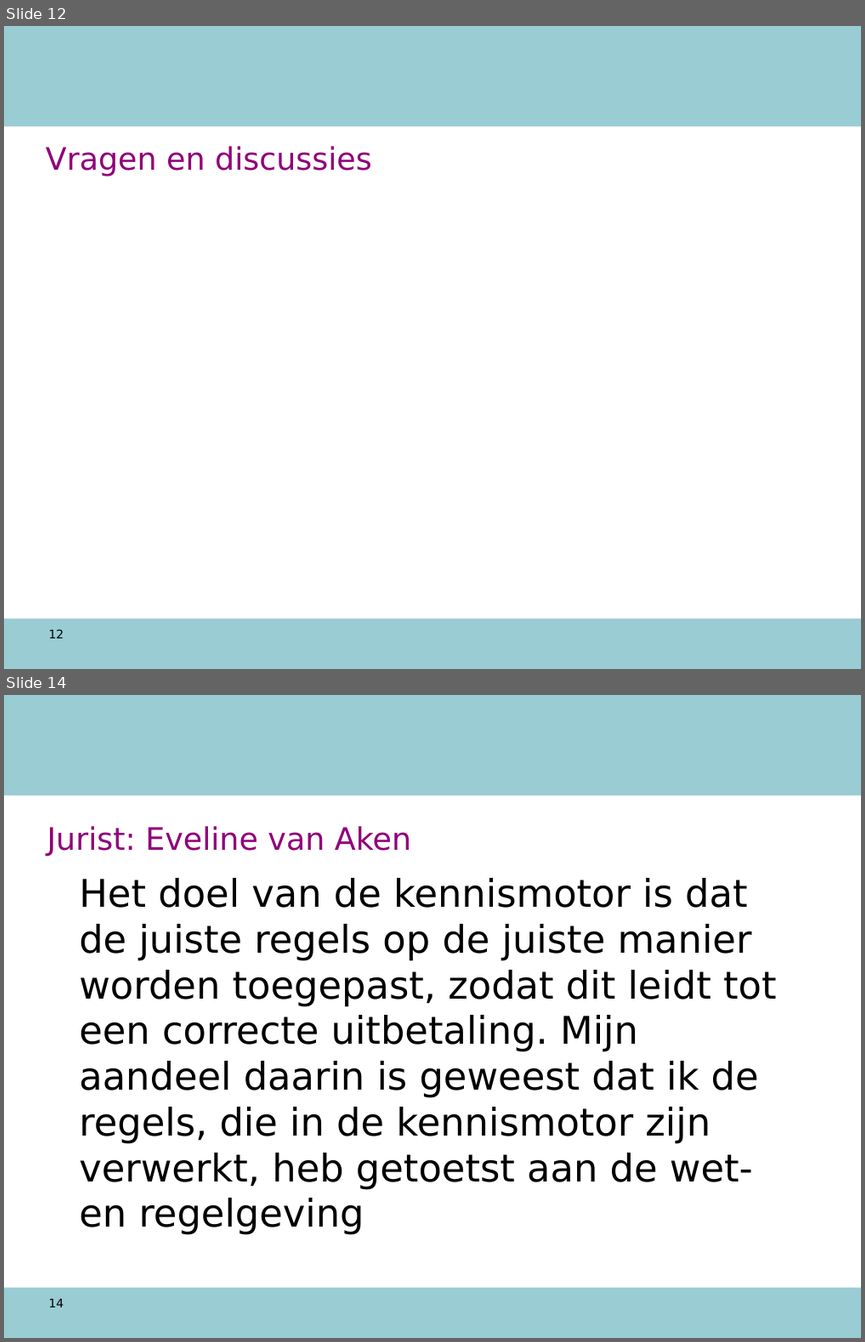
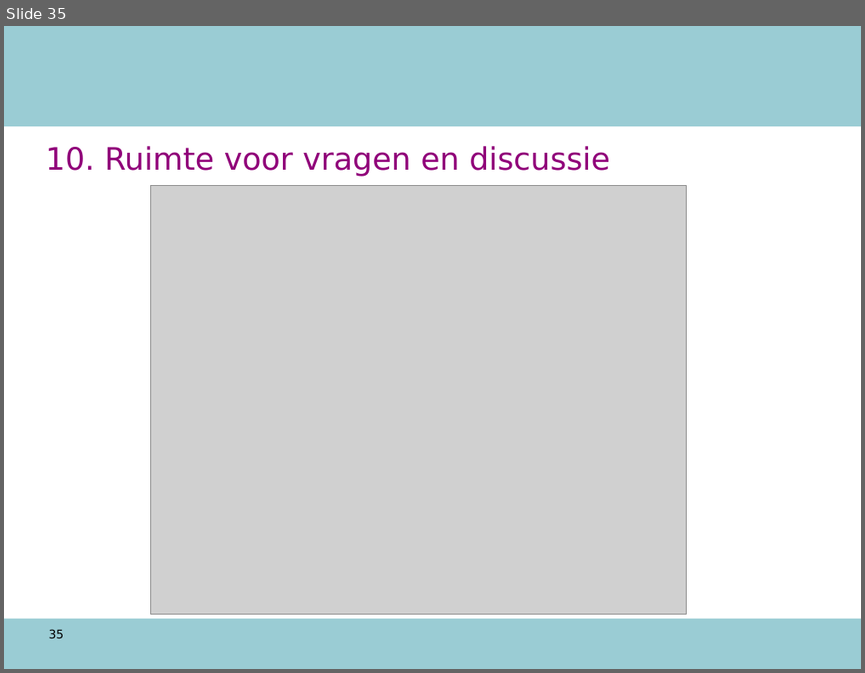
Before and after one commit to AmpersandTarski/ampersand-models, a slide deck: NVWA DTV/werkdocumenten/TO 12 augustus.ppt. Shown one above the other, each under a label of ours: slides 12 and 14 before the commit, slide 35 after it; the slides between them are not shown. The pictures are 865x1342 and 865x673 pixels, drawn with LibreOffice and Linux fonts; fonts in the diff are those of the drawing; grey boxes stand for pictures; background and template pictures are left out. Boxes give left, top, right and bottom in pixels: in the first picture for what was removed or moved away, otherwise in the second. Text is boxed around its words. In the diff, an @@ line names an element or a change of style, - is before the commit and + after.

```diff
--- a/NVWA DTV/werkdocumenten/TO 12 augustus.ppt
+++ b/NVWA DTV/werkdocumenten/TO 12 augustus.ppt
@@ slide 14 removed at bbox=[4, 695, 861, 1338], background #FFFFFF; not listed: 2 template elements that a slide beside it also shows @@
@@ title removed at bbox=[47, 826, 411, 856] @@
-Jurist: Eveline van Aken
@@ text removed at bbox=[79, 878, 777, 1235] @@
-Het doel van de kennismotor is dat de juiste regels op de juiste manier worden toegepast, zodat dit leidt tot een correcte uitbetaling. Mijn aandeel daarin is geweest dat ik de regels, die in de kennismotor zijn verwerkt, heb getoetst aan de wet- en regelgeving
@@ page number removed at bbox=[49, 1299, 64, 1307] @@
-14
@@ what was slide 12 is now slide 35 @@
@@ slide 35 changed as well @@
@@ title at bbox=[46, 146, 610, 176]: text changed @@
-Vragen en discussies
+10. Ruimte voor vragen en discussie
@@ picture added at bbox=[151, 185, 686, 613] @@
@@ page number at bbox=[49, 629, 64, 638]: text changed @@
-12
+35
```
Also in this commit, not shown: 11 other slides changed, 23 slides added, 5 other slides removed, 4 other files.
